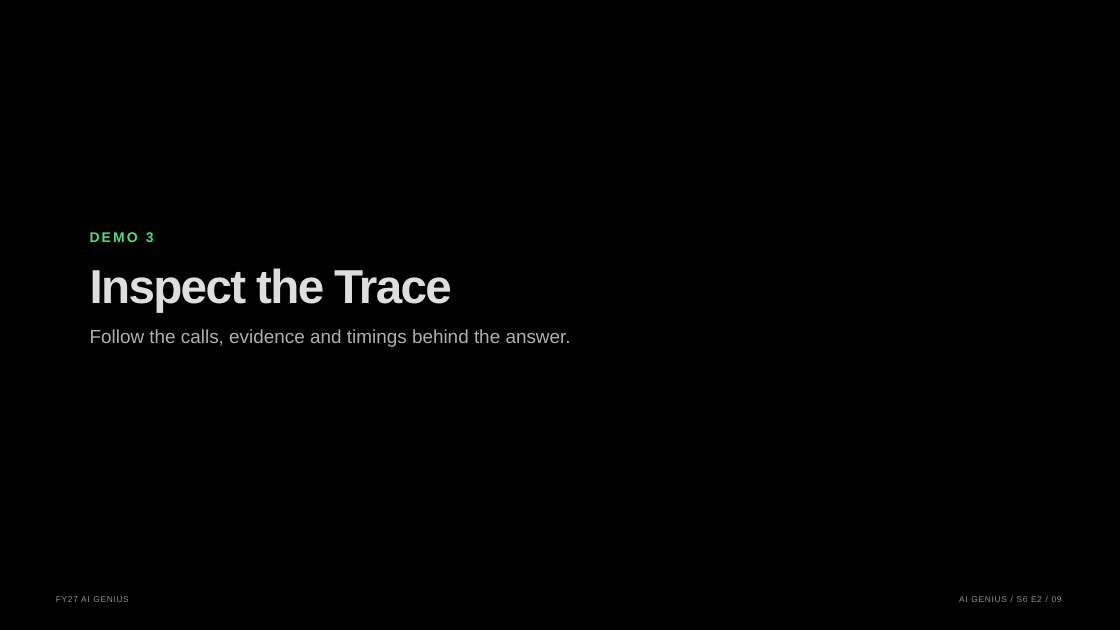
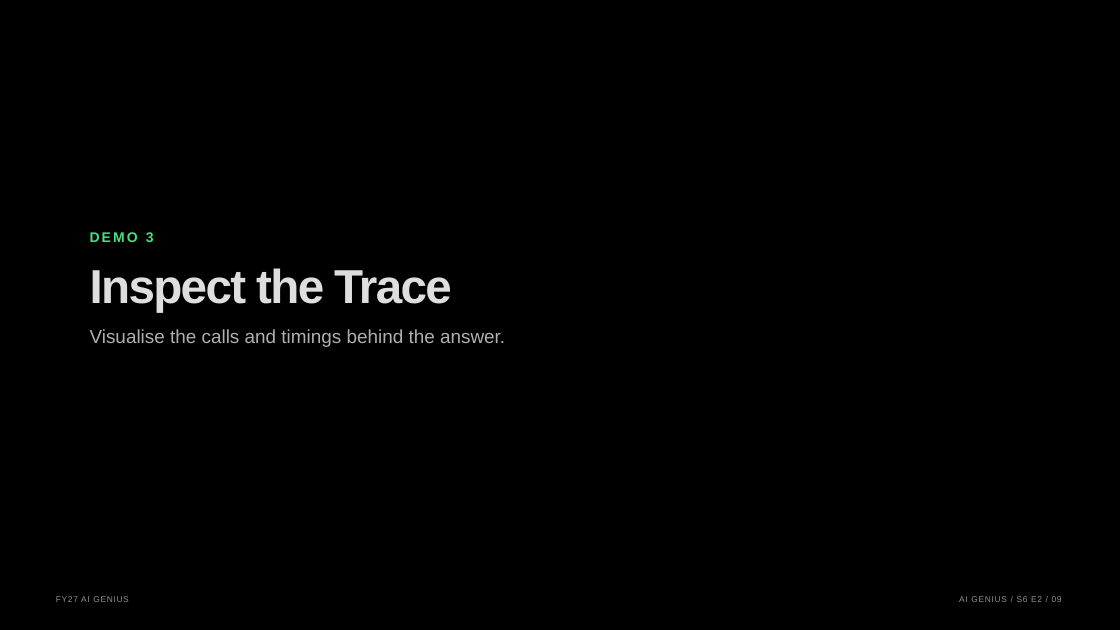
Before and after one commit to graemefoster/FoundryEvalsAndObservability, a slide deck: slide 9 of presentation/presentation.pptx. Drawn at 1120x630 pixels with LibreOffice and Linux fonts; fonts in the diff are those of the drawing; background and template pictures are left out. Boxes give left, top, right and bottom in pixels: in the first picture for what was removed or moved away, otherwise in the second. Text is boxed around its words. In the diff, an @@ line names an element or a change of style, - is before the commit and + after.

```diff
--- a/presentation/presentation.pptx
+++ b/presentation/presentation.pptx
@@ text at (90, 329, 505, 347): text changed @@
-Follow the calls, evidence and timings behind the answer.
+Visualise the calls and timings behind the answer.
```
Also in this commit, not shown: 16 other slides changed, 8 slides added, 2 slides removed, 36 other files.
